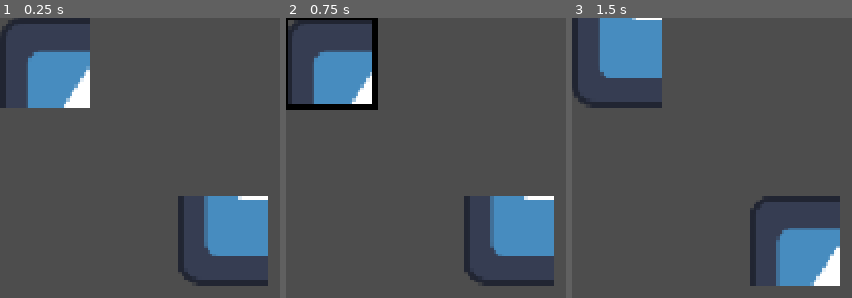
Above: before the commit, frames 1-3 (left to right).
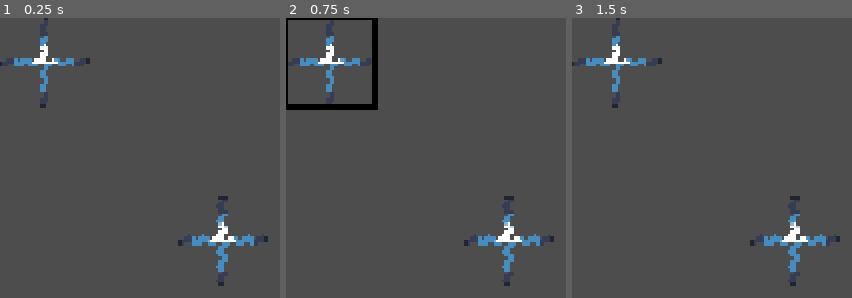
Above: after the commit, the same moments.

Repository: MagnusLucas/gmtk2026
Game: Godot game, scene res://scenes/board_tile_map_layer.tscn
Same seed, same stepped clock (60 frames per second), same inputs: the game is played once before the commit and once after it. This scene is started directly instead of the project's main scene. The engine's default icon, where the game draws it, is replaced by a stand-in: a white triangle on a blue panel in a dark square.
Inputs (mouse positions are in pixels of both pictures, inside the frame that each line leads up to):
- Up to frame 1 (0.25 s): no input
- Up to frame 2 (0.75 s): tap Enter at 0.5 s; move the mouse to (330, 62) at 0.52 s; click (330, 62) at 0.67 s
- Up to frame 3 (1.5 s): tap Space at 0.77, 1.25 s; move the mouse to (793, 239) at 1.27 s; click (793, 239) at 1.42 s

The runs differ from the first frame. In frame 1, 12% of the frame differs, in the area x 0-96%, y 0-96%; in frame 2, 11%; in frame 3, 12%.

Commit message:
Who needs artists

Diff:
--- /dev/null
+++ b/assets/wires.gdshader
@@ -0,0 +1,38 @@
+shader_type canvas_item;
+
+uniform int wire_wobbles;
+uniform float wobble_relative_height;
+uniform float wire_height;
+uniform bool left;
+uniform bool right;
+uniform bool top;
+uniform bool bottom;
+
+float wire_function(float argument){
+	return (sin(argument * float(wire_wobbles) * 2. * PI) * wobble_relative_height + 1.)/2.;
+}
+
+
+void fragment() {
+	COLOR.a = 0.;
+	if (UV.y >  wire_function(UV.x) - wire_height){
+		if (UV.y <  wire_function(UV.x) + wire_height){
+			if (left && UV.x <= 0.5){
+				COLOR.a = 1.;
+			}
+			if (right && UV.x >= 0.5){
+				COLOR.a = 1.;
+			}
+		}
+	}
+	if (UV.x >  wire_function(UV.y) - wire_height){
+		if (UV.x <  wire_function(UV.y) + wire_height){
+			if (top && UV.y <= 0.5){
+				COLOR.a = 1.;
+			}
+			if (bottom && UV.y >= 0.5){
+				COLOR.a = 1.;
+			}
+		}
+	}
+}
--- a/scenes/board_tile_map_layer.tscn
+++ b/scenes/board_tile_map_layer.tscn
@@ -1,7 +1,7 @@
 [gd_scene format=3 uid="uid://k07np4o6ppx"]
 
 [ext_resource type="Script" uid="uid://bcc8ntvve0xrx" path="res://scenes/board_tile_map_layer.gd" id="1_5xyjd"]
-[ext_resource type="Script" uid="uid://b8cnnpee2o5on" path="res://scenes/tile_swapper.gd" id="2_aj641"]
+[ext_resource type="Script" uid="uid://b8cnnpee2o5on" path="res://components/tile_swapper.gd" id="2_aj641"]
 [ext_resource type="Script" uid="uid://bn7hngu2wfjgp" path="res://data/board.gd" id="2_j40nc"]
 
 [sub_resource type="TileSet" id="TileSet_o36qv"]
--- a/scenes/tile.gd
+++ b/scenes/tile.gd
@@ -42,8 +42,6 @@
 func set_tile_data(our_tile_data: OurTileData) -> void:
 	if is_node_ready():
 		tile_data = our_tile_data
-		var atlas_coords_texture := sprite_2d.texture as AtlasCoordsTexture
-		atlas_coords_texture.set_coordinates(tile_data.atlas_position)
 	else:
 		ready.connect(set_tile_data.bind(our_tile_data), CONNECT_ONE_SHOT)
 
--- a/scenes/tile.tscn
+++ b/scenes/tile.tscn
@@ -2,17 +2,20 @@
 
 [ext_resource type="Script" uid="uid://dnes0j6rqkh4b" path="res://scenes/tile.gd" id="1_jy7pm"]
 [ext_resource type="Texture2D" uid="uid://ciuxyaoktugh5" path="res://icon.svg" id="1_ywnoi"]
-[ext_resource type="Script" uid="uid://bp7p2dw6tva63" path="res://components/atlas_coords_texture.gd" id="2_jy7pm"]
+[ext_resource type="Shader" uid="uid://t57xkq3rqrus" path="res://assets/wires.gdshader" id="2_q7utx"]
 
 [sub_resource type="RectangleShape2D" id="RectangleShape2D_g4v7s"]
 size = Vector2(64, 64)
 
-[sub_resource type="AtlasTexture" id="AtlasTexture_uiyn6"]
-resource_local_to_scene = true
-atlas = ExtResource("1_ywnoi")
-region = Rect2(0, 0, 64, 64)
-script = ExtResource("2_jy7pm")
-metadata/_custom_type_script = "uid://bp7p2dw6tva63"
+[sub_resource type="ShaderMaterial" id="ShaderMaterial_jy7pm"]
+shader = ExtResource("2_q7utx")
+shader_parameter/wire_wobbles = 6
+shader_parameter/wobble_relative_height = 0.04
+shader_parameter/wire_height = 0.04
+shader_parameter/left = true
+shader_parameter/right = true
+shader_parameter/top = true
+shader_parameter/bottom = true
 
 [node name="Tile" type="Area2D" unique_id=508948405]
 script = ExtResource("1_jy7pm")
@@ -21,7 +24,9 @@
 shape = SubResource("RectangleShape2D_g4v7s")
 
 [node name="Sprite2D" type="Sprite2D" parent="." unique_id=1557859440]
-texture = SubResource("AtlasTexture_uiyn6")
+material = SubResource("ShaderMaterial_jy7pm")
+scale = Vector2(0.5, 0.5)
+texture = ExtResource("1_ywnoi")
 
 [node name="Line2D" type="Line2D" parent="." unique_id=1582983497]
 visible = false
Not shown, added: assets/wires.gdshader.uid
Renamed: scenes/tile_swapper.gd -> components/tile_swapper.gd
Renamed: scenes/tile_swapper.gd.uid -> components/tile_swapper.gd.uid
